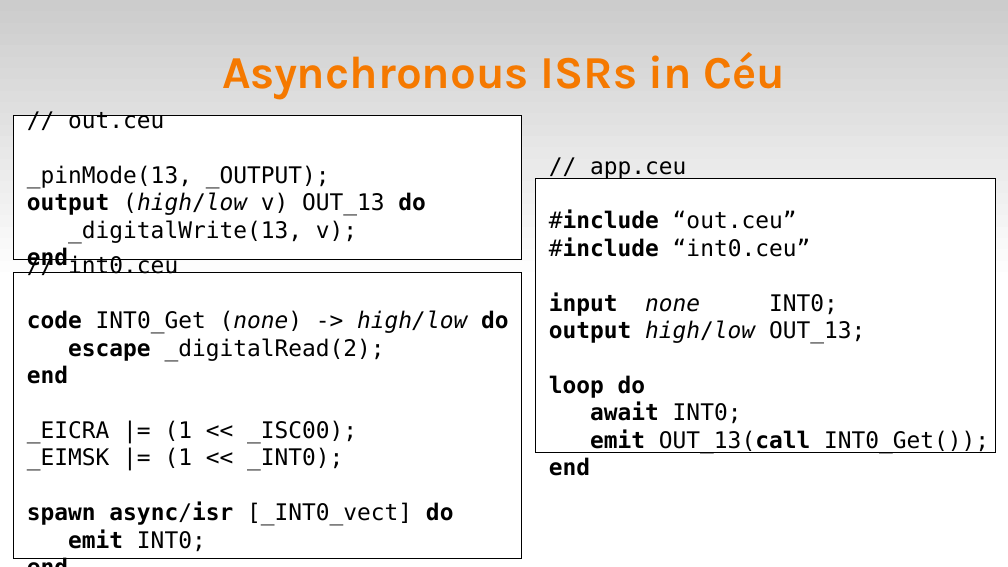
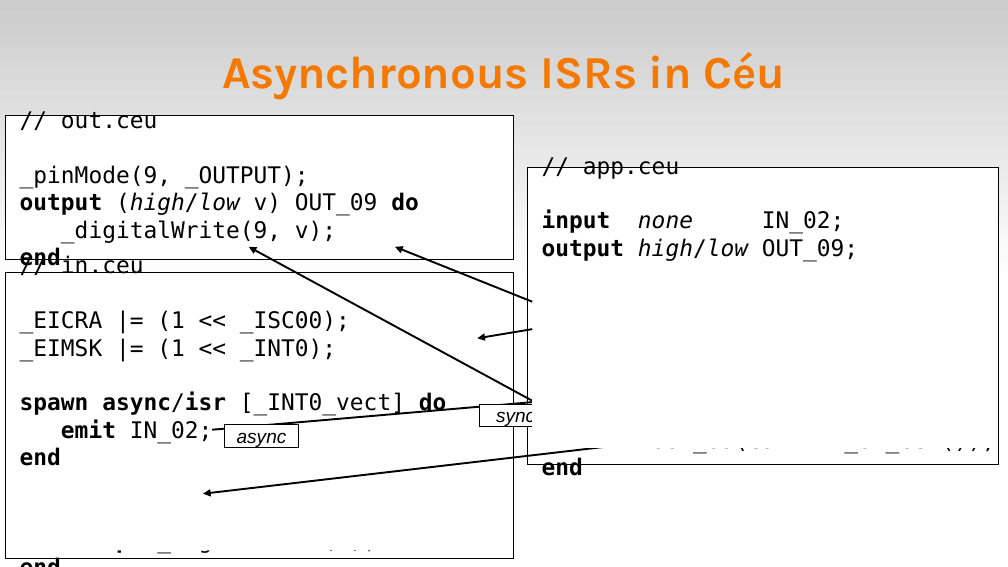
Before and after one commit to fsantanna-no/rebls-isrs-18, a slide deck: slide 7 of ceu-rebls-isrs-18.odp. Drawn at 1008x567 pixels with LibreOffice and Linux fonts; fonts in the diff are those of the drawing. Boxes give left, top, right and bottom in pixels: in the first picture for what was removed or moved away, otherwise in the second. Text is boxed around its words. In the diff, an @@ line names an element or a change of style, - is before the commit and + after.

```diff
--- a/ceu-rebls-isrs-18.odp
+++ b/ceu-rebls-isrs-18.odp
@@ rectangle "// out.ceu": place and size @@
-rectangle "// out.ceu" at (13, 115, 521, 260)
+rectangle "// out.ceu" at (5, 115, 514, 260)
@@ text in rectangle at (20, 165, 419, 244): text changed @@
-_pinMode(13, _OUTPUT);
-output (high/low v) OUT_13 do
-_digitalWrite(13, v);
+_pinMode(9, _OUTPUT);
+output (high/low v) OUT_09 do
+_digitalWrite(9, v);
@@ rectangle "// app.ceu": place and size @@
-rectangle "// app.ceu" at (535, 178, 996, 453)
+rectangle "// app.ceu" at (528, 167, 999, 465)
@@ text in rectangle at (542, 210, 858, 262): paragraphs added @@
+input none IN_02;
+output high/low OUT_09;
@@ text in rectangle at (549, 237, 865, 344): text changed @@
-#include “int0.ceu”
-input none INT0;
-output high/low OUT_13;
+#include “in.ceu”
@@ rectangle "// in.ceu": place and size @@
-rectangle "// in.ceu" at (13, 273, 521, 559)
+rectangle "// in.ceu" at (5, 273, 514, 559)
@@ text in rectangle at (20, 255, 447, 466): text changed @@
-// int0.ceu
+// in.ceu
+_EICRA |= (1 << _ISC00);
+_EIMSK |= (1 << _INT0);
+spawn async/isr [_INT0_vect] do
+emit IN_02;
+end
@@ arrow added from (569, 421) to (249, 247), #000000 1.5 pt @@
@@ arrow added from (532, 302) to (395, 247), #000000 1.5 pt @@
@@ rectangle added at (536, 284, 981, 357), fill #FFFFFF @@
@@ arrow added from (532, 329) to (477, 338), #000000 1.5 pt @@
@@ rectangle added at (532, 362, 993, 448), fill #FFFFFF @@
@@ arrow added from (212, 430) to (573, 399), #000000 1.5 pt @@
@@ rectangle added at (479, 404, 552, 426), fill #FFFFFF, outline #000000 0 pt, 15 pt, text #000000, italic @@
+sync
@@ text in rectangle at (27, 420, 454, 552): paragraphs removed @@
-_EICRA |= (1 << _ISC00);
-_EIMSK |= (1 << _INT0);
-spawn async/isr [_INT0_vect] do
-emit INT0;
-end
@@ arrow added from (752, 430) to (203, 494), #000000 1.5 pt @@
@@ rectangle added at (225, 424, 298, 448), fill #FFFFFF, outline #000000 0 pt, 15 pt, text #000000, italic @@
+async
@@ text in rectangle at (583, 448, 996, 454): text changed @@
-await INT0;
-emit OUT_13(call INT0_Get());
+await IN_02;
+emit OUT_09(call IN_02_Get());
@@ rectangle added at (13, 468, 507, 551), fill #FFFFFF @@
```
Also in this commit, not shown: 7 other slides changed, 1 other file.
